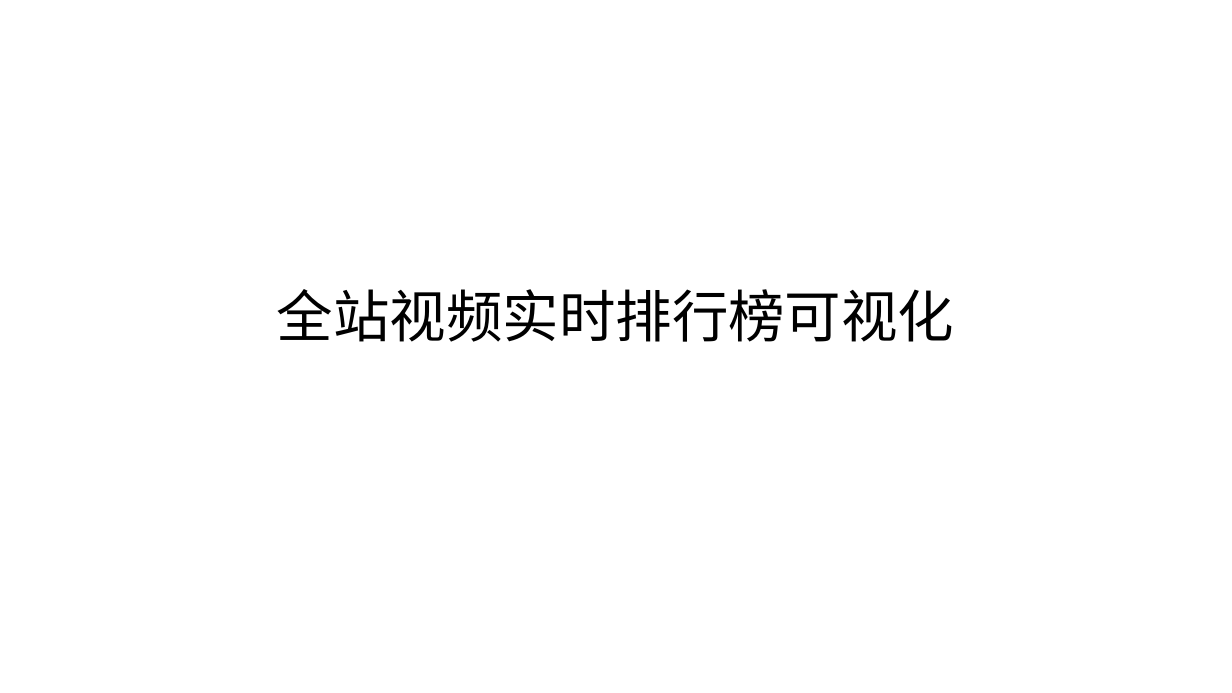
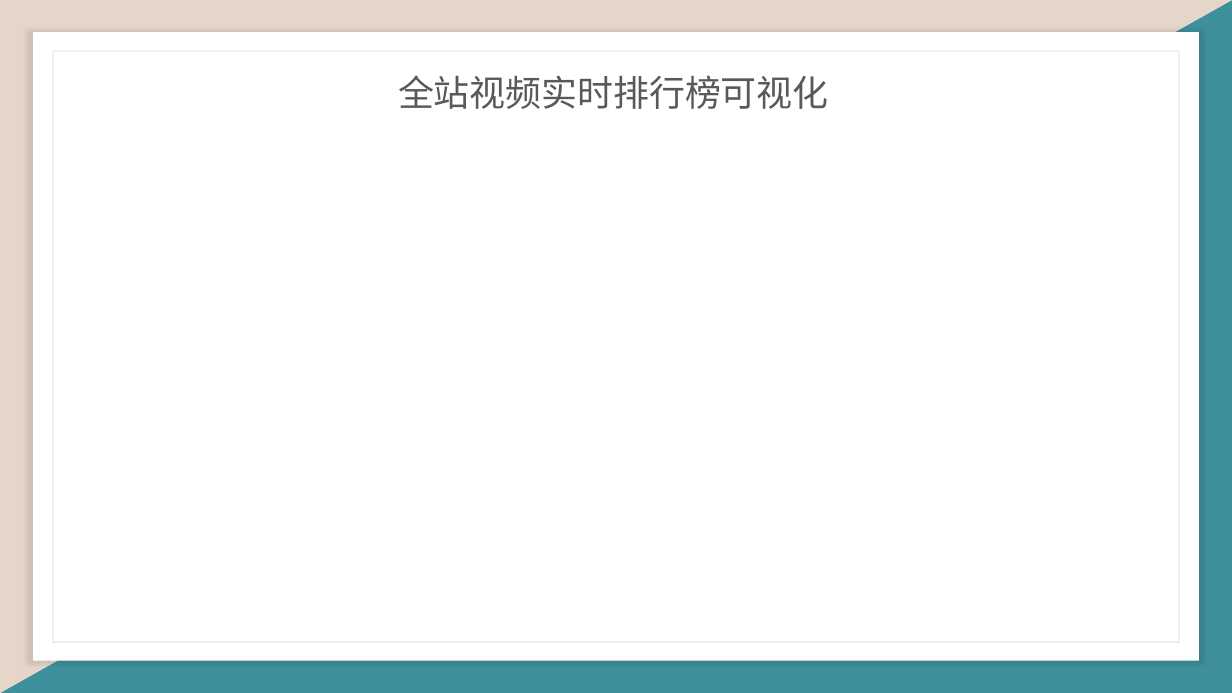
Before and after one commit to jlucs-2119-qiyeshixun/homework-python-data-visualization, a slide deck: slide 17 of 企业实训答辩.pptx (slide 8 before the commit). Drawn at 1232x693 pixels with LibreOffice and Linux fonts; fonts in the diff are those of the drawing. Boxes give left, top, right and bottom in pixels: in the first picture for what was removed or moved away, otherwise in the second. Text is boxed around its words. In the diff, an @@ line names an element or a change of style, - is before the commit and + after.

```diff
--- a/企业实训答辩.pptx
+++ b/企业实训答辩.pptx
@@ rectangle added at (0, 0, 1232, 693), fill #FBFBFB @@
@@ triangle added at (0, 0, 1232, 693), fill #3E919C @@
@@ triangle added at (0, 0, 1232, 693), fill #E6D6C9 @@
@@ rectangle added at (33, 32, 1199, 661), fill #FFFFFF @@
@@ rectangle added at (53, 51, 1179, 641), fill #FFFFFF, outline #E8F2F4 1.5 pt @@
@@ text "全站视频实时排行榜可视化": place and size @@
-text "全站视频实时排行榜可视化" at (277, 289, 955, 342)
+text "全站视频实时排行榜可视化" at (398, 75, 829, 109)
@@ text "全站视频实时排行榜可视化" at (398, 75, 829, 109): size 44 to 28 pt, text colour #000000 to #595959; line spacing 0.9 to 1; vertical alignment bottom to top @@
```
Also in this commit, not shown: 7 other slides changed, 17 slides added, 3 slides removed, 35 other files.
